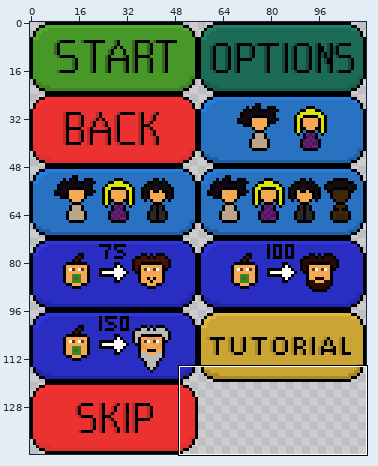
Sprite sheet, stored at Assets/Sprites/UI/Buttons/MenuButtons1.png. The picture above shows the old version from afar; the outline marks the close-up.
Close-up. As it was:
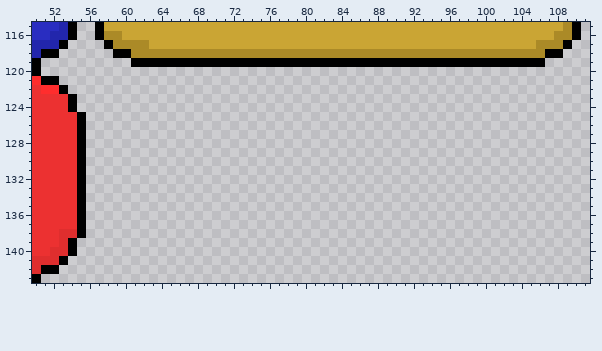
The file is 112x144 pixels. Colours within 5 levels of each other are drawn and written as one. Shown: x 50..111, y 115..143.
Now the later version:
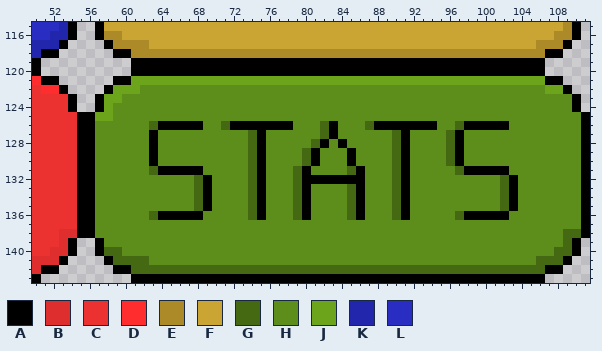
Palette (. is transparent): A #000000  B #df2e2e  C #ec3131  D #ff2d2d  E #ab8a27  F #caa534  G #456912  H #5d8d1a  J #6ca51b  K #2226ac  L #292dc1
Author's note on the commit: added stats button to main menu with sprite
The edit:
y 120: x 61..106 .............................................. -> AAAAAAAAAAAAAAAAAAAAAAAAAAAAAAAAAAAAAAAAAAAAAA
y 121: x 59..108 .................................................. -> AAJJJJJJJJJJJJJJJJJJJJJJJJJJJJJJJJJJJJJJJJJJJJJJAA
y 122: x 58..109 .................................................... -> AJJJHHHHHHHHHHHHHHHHHHHHHHHHHHHHHHHHHHHHHHHHHHHHHJJA
y 123: x 57..110 ...................................................... -> AJJHHHHHHHHHHHHHHHHHHHHHHHHHHHHHHHHHHHHHHHHHHHHHHHHHHA
y 124: x 57..110 ...................................................... -> AJHHHHHHHHHHHHHHHHHHHHHHHHHHHHHHHHHHHHHHHHHHHHHHHHHHHA
y 125: x 56..111 ........................................................ -> AJJHHHHHHHHHHHHHHHHHHHHHHHHHHHHHHHHHHHHHHHHHHHHHHHHHHHHA
y 126: x 56..111 ........................................................ -> AHHHHHHGAAAAAHHGAAAAAAAHHHGAHHHGAAAAAAAHHGAAAAAHHHHHHHHA
y 127: x 56..111 ........................................................ -> AHHHHHHAHHHHHHHHHHGAHHHHHHGAHHHHHHGAHHHHGAHHHHHHHHHHHHHA
y 128: x 56..111 ........................................................ -> AHHHHHHAHHHHHHHHHHGAHHHHHGAHAHHHHHGAHHHHGAHHHHHHHHHHHHHA
y 129..130: x 56..111 ........................................................ -> AHHHHHHAHHHHHHHHHHGAHHHHGAHHHAHHHHGAHHHHGAHHHHHHHHHHHHHA
y 131: x 56..111 ........................................................ -> AHHHHHHGAAAAAHHHHHGAHHHGAHHHHGAHHHGAHHHHHGAAAAAHHHHHHHHA
y 132: x 56..111 ........................................................ -> AHHHHHHHHHHHGAHHHHGAHHHGAAAAAAAHHHGAHHHHHHHHHHGAHHHHHHHA
y 133..135: x 56..111 ........................................................ -> AHHHHHHHHHHHGAHHHHGAHHHGAHHHHGAHHHGAHHHHHHHHHHGAHHHHHHHA
y 136: x 56..111 ........................................................ -> AHHHHHHGAAAAAHHHHHGAHHHGAHHHHGAHHHGAHHHHHGAAAAAHHHHHHHHA
y 137: x 56..111 ........................................................ -> AHHHHHHHHHHHHHHHHHHHHHHHHHHHHHHHHHHHHHHHHHHHHHHHHHHHHHHA
y 138: x 56..111 ........................................................ -> AHHHHHHHHHHHHHHHHHHHHHHHHHHHHHHHHHHHHHHHHHHHHHHHHHHHHGGA
y 139: x 57..110 ...................................................... -> AHHHHHHHHHHHHHHHHHHHHHHHHHHHHHHHHHHHHHHHHHHHHHHHHHHHGA
y 140: x 57..110 ...................................................... -> AGGHHHHHHHHHHHHHHHHHHHHHHHHHHHHHHHHHHHHHHHHHHHHHHHHGGA
y 141: x 58..109 .................................................... -> AGGGGHHHHHHHHHHHHHHHHHHHHHHHHHHHHHHHHHHHHHHHHHHHGGGA
y 142: x 59..108 .................................................. -> AAGGGGGGGGGGGGGGGGGGGGGGGGGGGGGGGGGGGGGGGGGGGGGGAA
y 143: x 61..106 .............................................. -> AAAAAAAAAAAAAAAAAAAAAAAAAAAAAAAAAAAAAAAAAAAAAA
